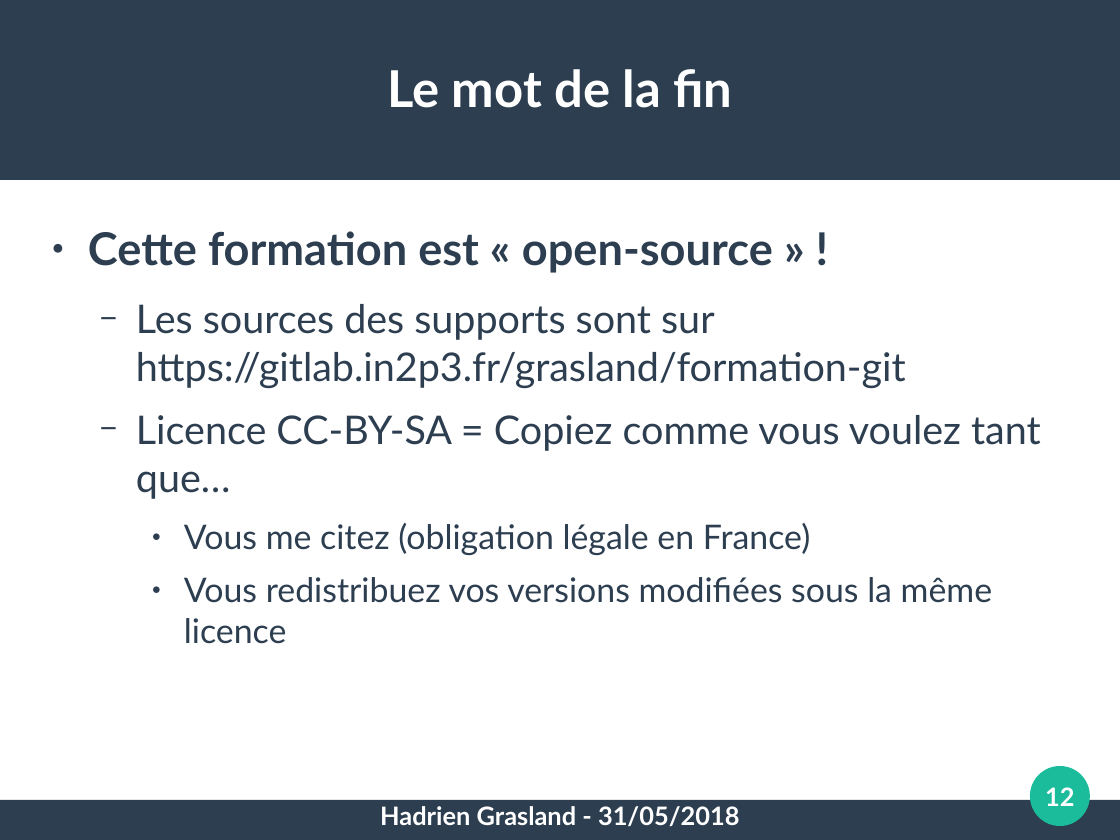
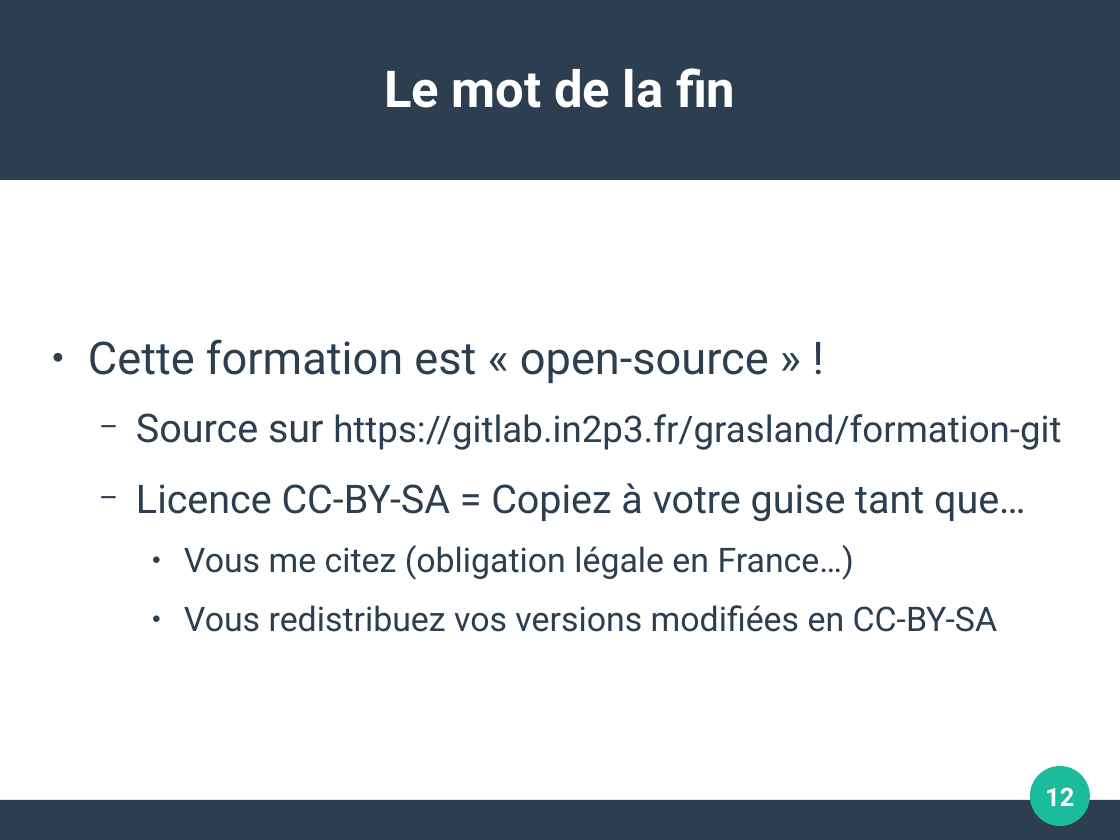
Before and after one commit to pushou/formation-git, a slide deck: slide 12 of PresRecap-J2.odp. Drawn at 1120x840 pixels with LibreOffice and Linux fonts; fonts in the diff are those of the drawing. Boxes give left, top, right and bottom in pixels: in the first picture for what was removed or moved away, otherwise in the second. Text is boxed around its words. In the diff, an @@ line names an element or a change of style, - is before the commit and + after.

Commit message:
Tentative de migration du rendu en CI + ajout rendu des supports

```diff
--- a/PresRecap-J2.odp
+++ b/PresRecap-J2.odp
@@ title "Le mot de la fin" at box(384, 68, 735, 108): font Lato to Roboto @@
@@ text "Cette formation est « open-source ...": place and size @@
-text "Cette formation est « open-source ..." at box(88, 231, 1041, 644)
+text "Cette formation est « open-source ..." at box(88, 339, 1061, 632)
@@ text "Cette formation est « open-source ..." at box(88, 339, 1061, 632): vertical alignment top to middle @@
@@ text at box(88, 339, 769, 383): font Lato to Roboto, bold off in "Cette formation est « open-source » !"; line spacing 1 to 1.15; less space between paragraphs @@
@@ text at box(136, 413, 1061, 632): text changed; size 28 to 24 pt; font Lato to Roboto @@
-  − Les sources des supports sont sur https://gitlab.in2p3.fr/grasland/formation-git
-  − Licence CC-BY-SA = Copiez comme vous voulez tant que…
-    ● Vous me citez (obligation légale en France)
-    ● Vous redistribuez vos versions modifiées sous la même licence
+  − Source sur https://gitlab.in2p3.fr/grasland/formation-git
+  − Licence CC-BY-SA = Copiez à votre guise tant que…
+    ● Vous me citez (obligation légale en France…)
+    ● Vous redistribuez vos versions modifiées en CC-BY-SA
@@ page number at box(1045, 787, 1074, 806): font Lato to Roboto @@
@@ text removed at box(380, 806, 740, 827) @@
-Hadrien Grasland - 31/05/2018
```
Also in this commit, not shown: 12 other slides changed, 16 other files.
